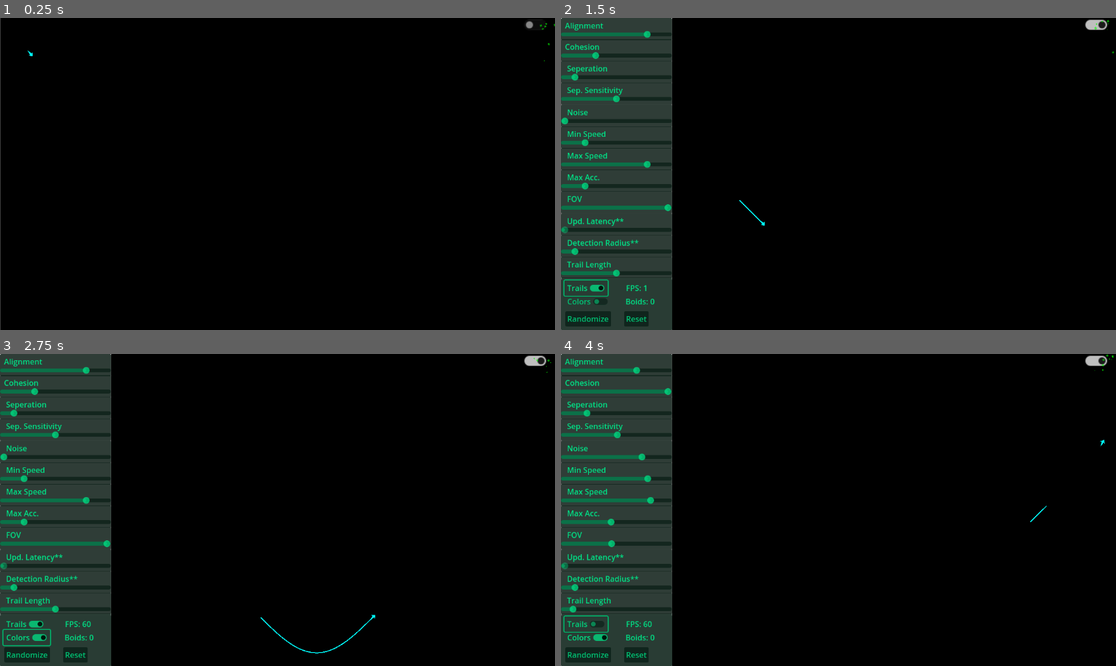
Above: before the commit, frames 1-4 (two rows, left to right).
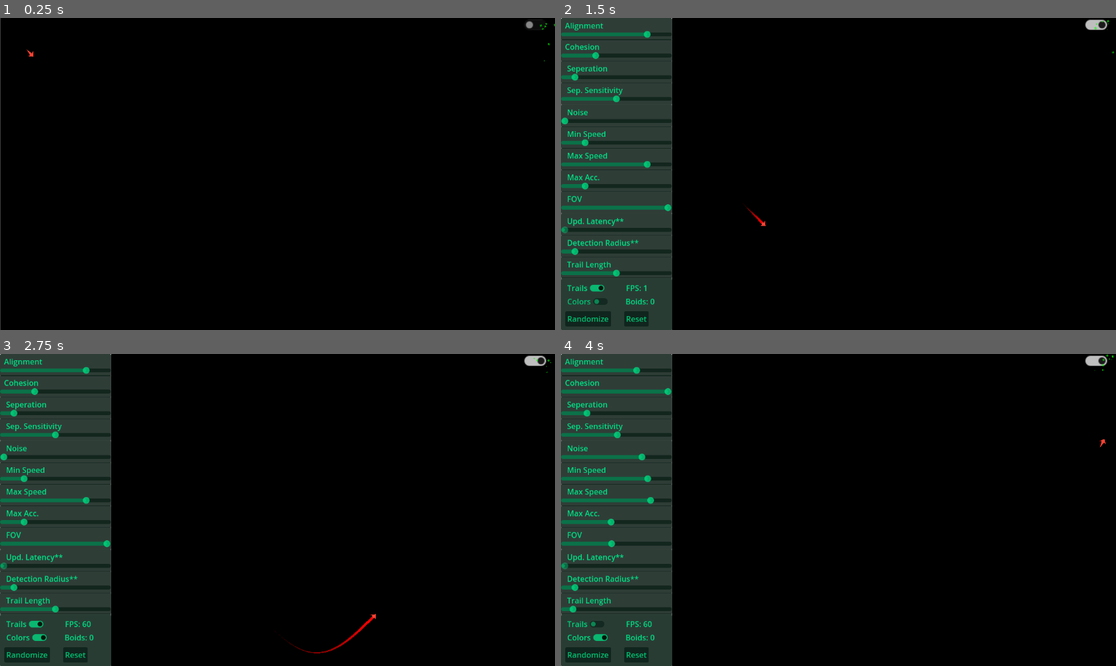
Above: after the commit, the same moments.

Repository: Vivek13130/Boids
Game: Godot game, scene res://scenes/main_scene.tscn
Two runs of this game, one before a commit and one after it. Both use one fixed random seed, a clock stepped at 60 frames per second and the inputs below.
Inputs (mouse positions are in pixels of both pictures, inside the frame that each line leads up to):
- Up to frame 1 (0.25 s): no input
- Up to frame 2 (1.5 s): click (1093, 24) at 0.5 s; click "Trails" at 1.25 s
- Up to frame 3 (2.75 s): click "Colors" at 2 s
- Up to frame 4 (4 s): click "Randomize" at 2.75 s; click "Trails" at 3.5 s

The runs differ from the first frame. In frame 1, less than 0.1% of the frame differs, in the area x 4-7%, y 10-13%; in frame 2, 0.1%; in frame 3, 0.3%, in the area x 0-68%, y 83-96%; in frame 4, 0.1%.

Commit message:
getting some bugs fixed

Diff:
--- a/project.godot
+++ b/project.godot
@@ -25,3 +25,13 @@
 "events": [Object(InputEventKey,"resource_local_to_scene":false,"resource_name":"","device":-1,"window_id":0,"alt_press …(192 unchanged characters)…
 ]
 }
+exit={
+"deadzone": 0.5,
+"events": [Object(InputEventKey,"resource_local_to_scene":false,"resource_name":"","device":-1,"window_id":0,"alt_pressed":false,"shift_pressed":false,"ctrl_pressed":false,"meta_pressed":false,"pressed":false,"keycode":0,"physical_keycode":4194305,"key_label":0,"unicode":0,"location":0,"echo":false,"script":null)
+]
+}
+restart={
+"deadzone": 0.5,
+"events": [Object(InputEventKey,"resource_local_to_scene":false,"resource_name":"","device":-1,"window_id":0,"alt_pressed":false,"shift_pressed":false,"ctrl_pressed":false,"meta_pressed":false,"pressed":false,"keycode":0,"physical_keycode":82,"key_label":0,"unicode":114,"location":0,"echo":false,"script":null)
+]
+}
--- a/scenes/boid.gd
+++ b/scenes/boid.gd
@@ -120,6 +120,8 @@
 		apply_seperation()
 		apply_alignment()
 
+
+
 func get_neighbours()->void :
 	neighbour_boids.clear()
 
--- a/scenes/boid.tscn
+++ b/scenes/boid.tscn
@@ -9,15 +9,19 @@
 height = 130.0
 
 [sub_resource type="Curve" id="Curve_ok1fj"]
-_data = [Vector2(0, 1), 0.0, 0.0, 0, 0, Vector2(1, 1), 0.0, 0.0, 0, 0]
+max_value = 1.25
+_data = [Vector2(0, 0), 0.0, 0.0, 0, 0, Vector2(1, 1.25), 0.0, 0.0, 0, 0]
 point_count = 2
 
+[sub_resource type="Gradient" id="Gradient_0uom1"]
+colors = PackedColorArray(0, 0, 0, 1, 1, 0, 0, 1)
+
 [node name="boid" type="CharacterBody2D"]
-scale = Vector2(0.1, 0.1)
+scale = Vector2(0.125, 0.125)
 script = ExtResource("1_mhefk")
 
 [node name="Sprite2D" type="Sprite2D" parent="."]
-modulate = Color(0, 1, 1, 1)
+modulate = Color(1, 0.260006, 0.200835, 1)
 texture = ExtResource("1_s24eb")
 
 [node name="CollisionShape2D" type="CollisionShape2D" parent="."]
@@ -28,7 +32,8 @@
 [node name="trail" type="Line2D" parent="."]
 top_level = true
 position = Vector2(-8, 0)
-width = 2.0
+width = 4.0
 width_curve = SubResource("Curve_ok1fj")
-default_color = Color(0, 1, 1, 1)
+gradient = SubResource("Gradient_0uom1")
+joint_mode = 2
 script = ExtResource("3_fju0v")
--- a/scenes/main_scene.gd
+++ b/scenes/main_scene.gd
@@ -18,6 +18,12 @@
 	if Input.is_action_pressed("spawn_boid"):
 		spawn_boid()
 
+	if Input.is_action_just_pressed("exit"):
+		get_tree().quit()
+
+	if Input.is_action_just_pressed("restart"):
+		get_tree().reload_current_scene()
+
 func spawn_boid() -> void:
 	manager.boid_count += 1
 
--- a/scenes/trail.gd
+++ b/scenes/trail.gd
@@ -9,6 +9,7 @@
 
 func _process(delta: float) -> void:
 	if manager.TRAIL_ENABLED == false or manager.TRAIL_LENGTH == 0:
+		clear_points()
 		return
 
 	# Get the boid's global position
--- a/scenes/ui.tscn
+++ b/scenes/ui.tscn
@@ -500,6 +500,7 @@
 offset_top = 0.0079999
 offset_right = 0.00699615
 offset_bottom = -0.0220032
+focus_mode = 0
 text = "Trails"
 
 [node name="colors_check" type="CheckButton" parent="checks and text_info"]
@@ -513,6 +514,7 @@
 offset_top = 0.0439987
 offset_right = 0.00699615
 offset_bottom = 0.0139961
+focus_mode = 0
 text = "Colors"
 
 [node name="reset_button" type="Button" parent="checks and text_info"]
@@ -526,6 +528,7 @@
 offset_top = 0.0400772
 offset_right = -0.0280151
 offset_bottom = -0.016922
+focus_mode = 0
 text = "Reset"
 
 [node name="randomize_button" type="Button" parent="checks and text_info"]
@@ -539,6 +542,7 @@
 offset_top = -0.0519867
 offset_right = -0.125008
 offset_bottom = 0.0250092
+focus_mode = 0
 text = "Randomize"
 
 [node name="hide_ui" type="CheckButton" parent="."]
Not shown: 1 places in scenes/boid.tscn that only renumber resources
